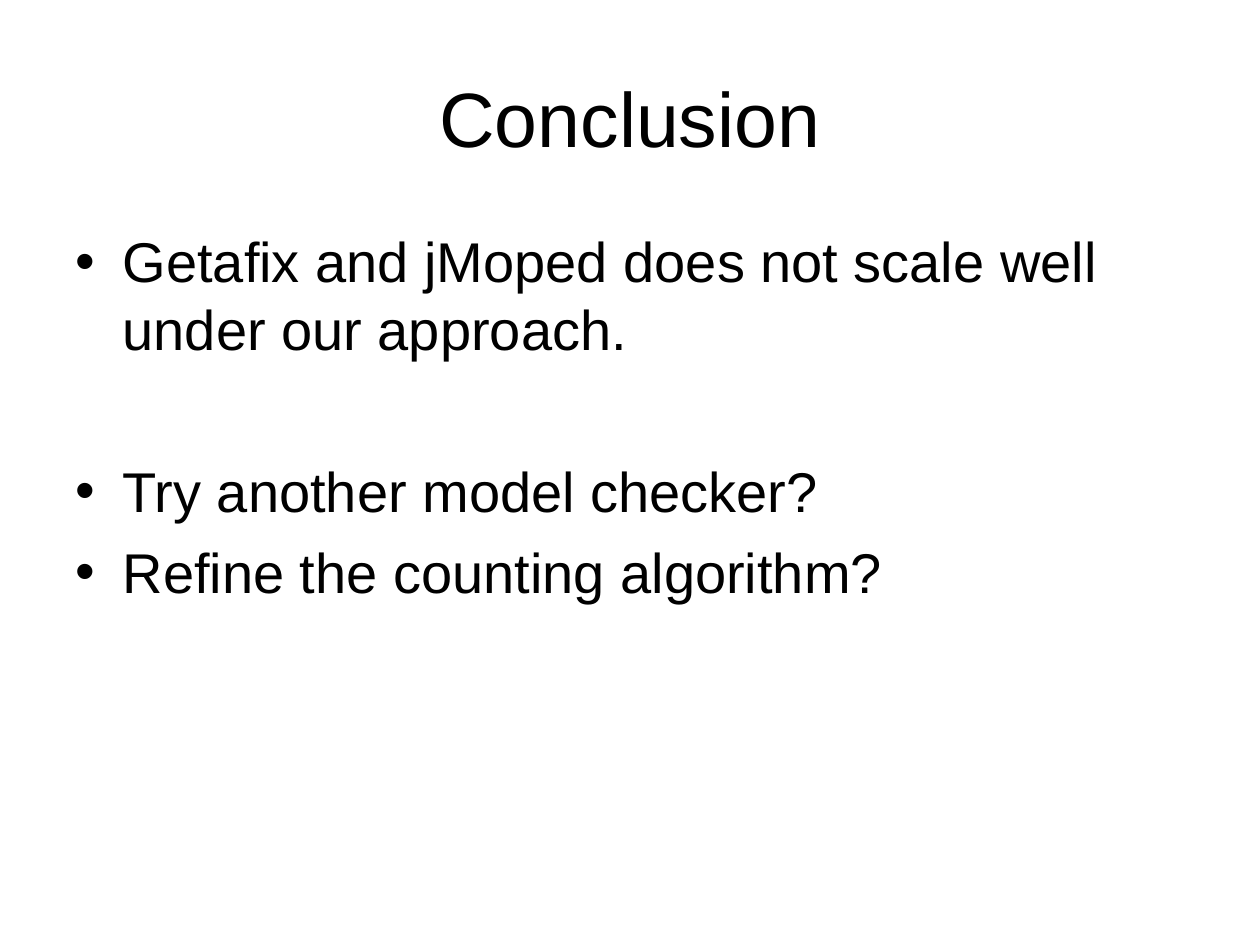
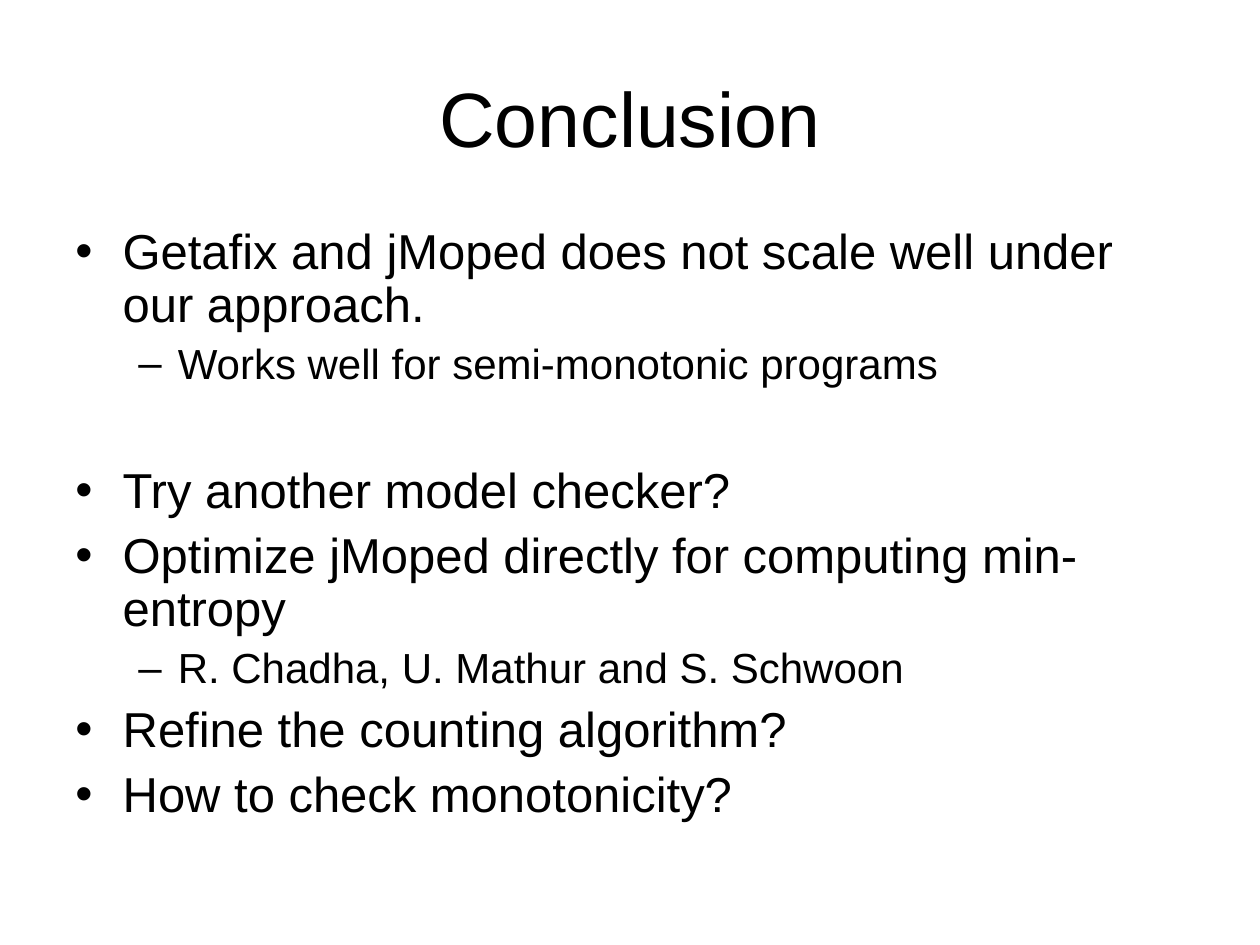
Before and after one commit to chenjiia/Thesis, a slide deck: slide 28 of thesis_presentation/presentation.ppt. Drawn at 1260x945 pixels with LibreOffice and Linux fonts; fonts in the diff are those of the drawing. Boxes give left, top, right and bottom in pixels: in the first picture for what was removed or moved away, otherwise in the second. Text is boxed around its words. In the diff, an @@ line names an element or a change of style, - is before the commit and + after.

Commit message:
slides update

```diff
--- a/thesis_presentation/presentation.ppt
+++ b/thesis_presentation/presentation.ppt
@@ text at <box>123,233,1113,757</box>: size 32 to 28 pt in "Getafix and jMoped does not scale well ...", "Try another model checker?", "Refine the counting algorithm?"; line spacing 1 to 0.9; less space between paragraphs @@
@@ text at <box>178,348,937,388</box>: paragraph added @@
+  – Works well for semi-monotonic programs
@@ text at <box>123,537,1077,689</box>: paragraphs added @@
+• Optimize jMoped directly for computing min-entropy
+  – R. Chadha, U. Mathur and S. Schwoon
@@ text at <box>123,776,732,822</box>: paragraph added @@
+• How to check monotonicity?
```
Also in this commit, not shown: 4 other slides changed.
